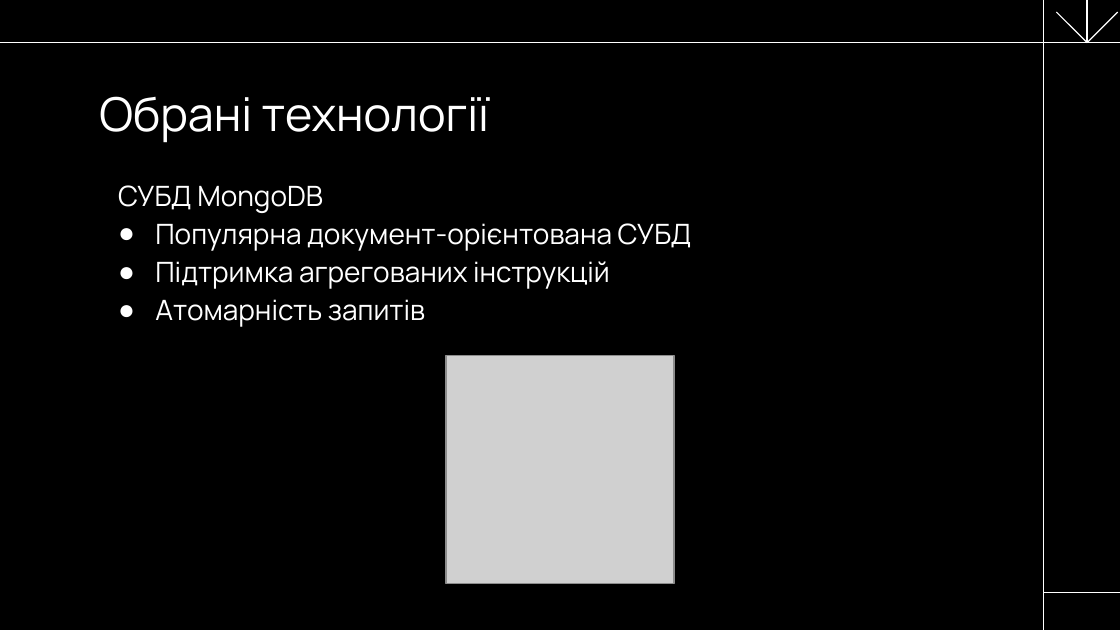
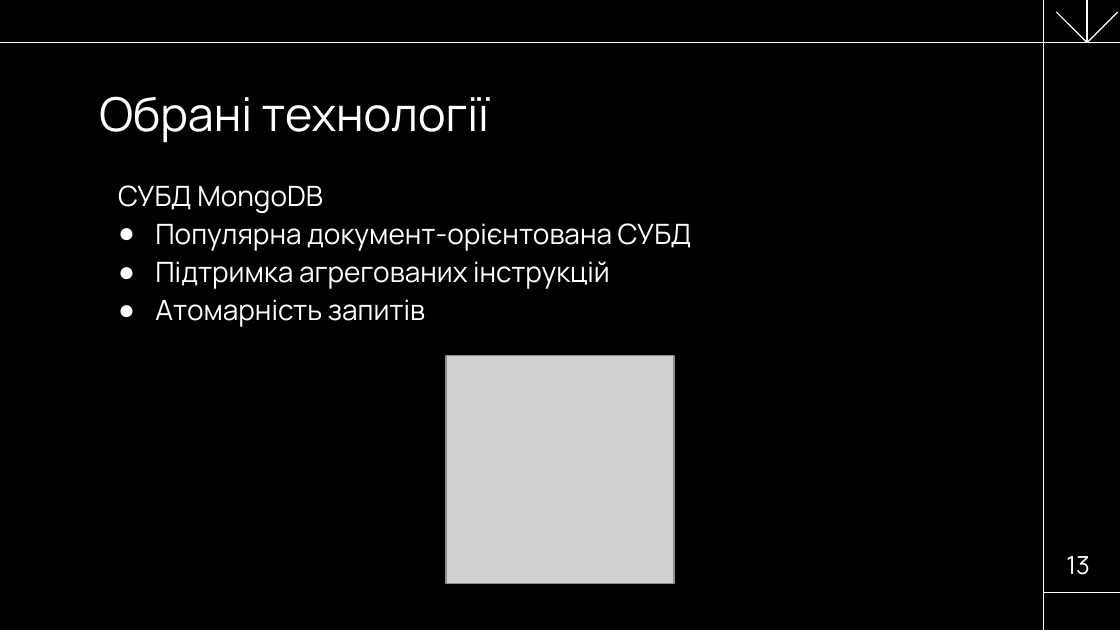
Before and after one commit to NureButsulinIhor/2025_B_PI_PZPI-21-2_Butsulin_I_O, a slide deck: slide 13 of 2025_Б_ПІ_ПЗПІ_21_2_Буцулін_І_О.pptx. Drawn at 1120x630 pixels with LibreOffice and Linux fonts; fonts in the diff are those of the drawing; grey boxes stand for pictures. Boxes give left, top, right and bottom in pixels: in the first picture for what was removed or moved away, otherwise in the second. Text is boxed around its words. In the diff, an @@ line names an element or a change of style, - is before the commit and + after.

```diff
--- a/2025_Б_ПІ_ПЗПІ_21_2_Буцулін_І_О.pptx
+++ b/2025_Б_ПІ_ПЗПІ_21_2_Буцулін_І_О.pptx
@@ page number added at bbox=[1066, 556, 1089, 575], 16 pt, text #FFFFFF @@
+13
```
Also in this commit, not shown: 25 other slides changed, 1 other file.
